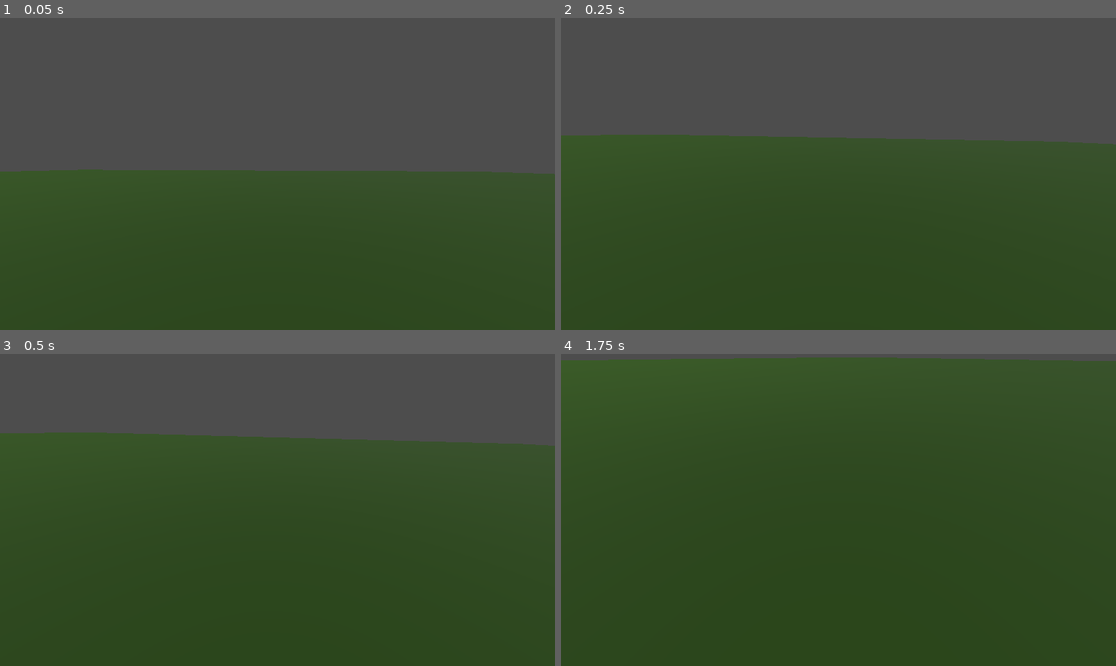
Above: before the commit, frames 1-4 (two rows, left to right).
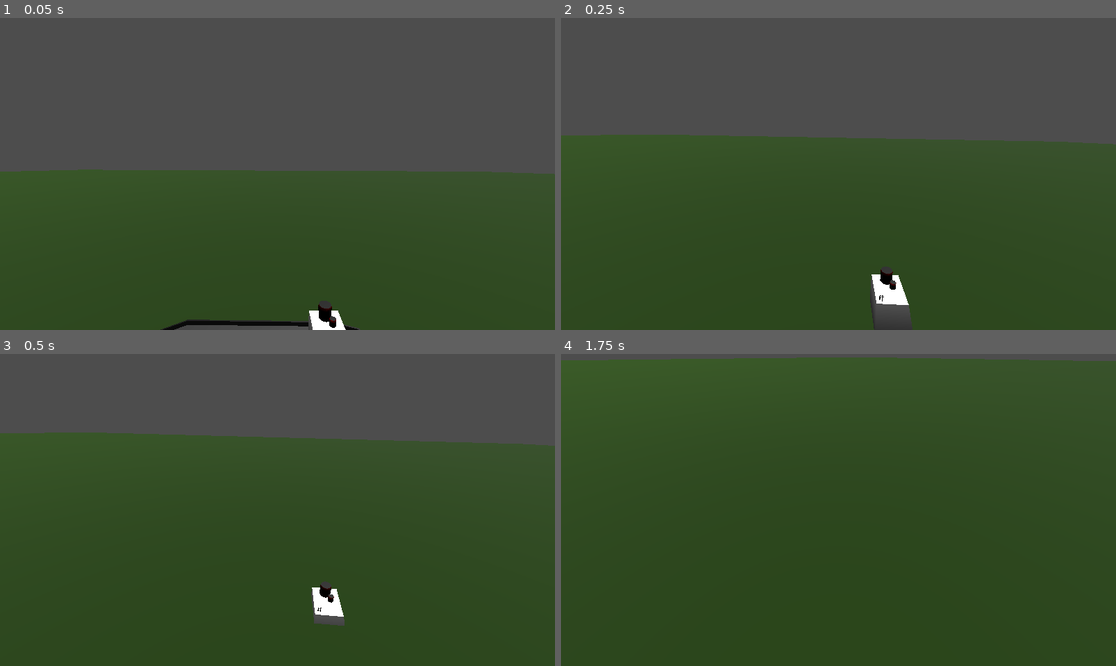
Above: after the commit, the same moments.

Repository: savenger/shipped
Game: Godot game, scene res://level/game.tscn
Same seed, same stepped clock (60 frames per second), same inputs: the game is played once before the commit and once after it.
Inputs:
- Up to frame 1 (0.05 s): no input
- Up to frame 2 (0.25 s): no input
- Up to frame 3 (0.5 s): no input
- Up to frame 4 (1.75 s): tap Enter at 0.5 s; hold D (Turn Right) 0.53-1.28 s; tap C at 0.6, 1.35 s; hold A (Turn Left) from 1.28 s (still down)

The runs differ from the first frame. In frame 1, 1.2% of the frame differs, in the area x 28-65%, y 91-100%; in frame 2, 1.0%; in frame 3, 0.6%; in frame 4, nothing differs.

Commit message:
Added load cargo feature

Diff:
--- /dev/null
+++ b/level/CargoPickupArea.gd
@@ -0,0 +1,49 @@
+extends Area3D
+
+@onready var _parent: CargoPort = get_parent()
+
+var _timer: float = 0
+var _loading_state: int = 0
+enum {
+	AWAITING_SHIP,
+	LOADING_SHIP,
+	LOADED_SHIP
+}
+
+
+func _ready():
+	body_entered.connect(_on_body_entered)
+	body_exited.connect(_on_body_exited)
+
+
+func _process(delta):
+	if _loading_state != LOADING_SHIP:
+		return
+
+	# Loading ship
+	_timer += delta
+	var load_percentage = remap_range(_timer, 0, 10, 0, 100)
+	print("Loading ship: %s" % round(load_percentage))
+
+	if _timer >= _parent.duration:
+		# Finished loading
+		_loading_state = LOADED_SHIP
+		_parent.ship_loaded.emit()
+		print("Ship Loaded!")
+
+
+func _on_body_entered(body: Node3D) -> void:
+	if !body.is_in_group("ship"):
+		return
+	_loading_state = LOADING_SHIP
+
+
+func _on_body_exited(body: Node3D) -> void:
+	if !body.is_in_group("ship"):
+		return
+	if _loading_state != LOADED_SHIP:
+		_loading_state = AWAITING_SHIP
+
+
+func remap_range(value, in_min, in_max, out_min, out_max):
+	return(value - in_min) / (in_max - in_min) * (out_max - out_min) + out_min
--- /dev/null
+++ b/level/CargoPort.gd
@@ -0,0 +1,7 @@
+extends StaticBody3D
+
+class_name CargoPort
+
+signal ship_loaded()
+
+@export var duration: float = 3
--- /dev/null
+++ b/level/cargo_port.tscn
@@ -0,0 +1,30 @@
+[gd_scene load_steps=6 format=3 uid="uid://cllk52ttqkq0p"]
+
+[ext_resource type="Script" path="res://level/CargoPickupArea.gd" id="1_a5vi5"]
+[ext_resource type="Script" path="res://level/CargoPort.gd" id="1_gwy4d"]
+
+[sub_resource type="BoxMesh" id="BoxMesh_nhqhf"]
+size = Vector3(5, 20, 5)
+
+[sub_resource type="BoxShape3D" id="BoxShape3D_jyj78"]
+size = Vector3(5, 20, 5)
+
+[sub_resource type="SphereShape3D" id="SphereShape3D_ngl4c"]
+radius = 7.0
+
+[node name="CargoPort" type="StaticBody3D"]
+transform = Transform3D(1, 0, 0, 0, 1, 0, 0, 0, 1, 21.5461, -8.27964, 0)
+script = ExtResource("1_gwy4d")
+
+[node name="MeshInstance3D" type="MeshInstance3D" parent="."]
+mesh = SubResource("BoxMesh_nhqhf")
+
+[node name="CollisionShape3D" type="CollisionShape3D" parent="."]
+shape = SubResource("BoxShape3D_jyj78")
+
+[node name="CargoPickupArea" type="Area3D" parent="."]
+transform = Transform3D(1, 0, 0, 0, 1, 0, 0, 0, 1, 0, 12, 0)
+script = ExtResource("1_a5vi5")
+
+[node name="CollisionShape3D" type="CollisionShape3D" parent="CargoPickupArea"]
+shape = SubResource("SphereShape3D_ngl4c")
--- a/level/game.tscn
+++ b/level/game.tscn
@@ -8,6 +8,7 @@
 [ext_resource type="PackedScene" uid="uid://dcstorccunohr" path="res://level/destination.tscn" id="5_b312y"]
 [ext_resource type="Script" path="res://level/CameraToggle.gd" id="5_cy2qf"]
 [ext_resource type="Script" path="res://addons/DynamicCameraSystem/CameraViewpoint.gd" id="7_4x65g"]
+[ext_resource type="PackedScene" uid="uid://cllk52ttqkq0p" path="res://level/cargo_port.tscn" id="9_wjkbu"]
 
 [sub_resource type="FastNoiseLite" id="FastNoiseLite_5voth"]
 fractal_type = 2
@@ -93,6 +94,7 @@
 script = ExtResource("3_wo30p")
 
 [node name="CSGCombiner3D" type="CSGCombiner3D" parent="terrain"]
+visible = false
 operation = 2
 
 [node name="Path3D" type="Path3D" parent="terrain/CSGCombiner3D"]
@@ -141,12 +143,12 @@
 [node name="WorldEnvironment" type="WorldEnvironment" parent="rendering"]
 environment = SubResource("Environment_m4ws3")
 
-[node name="ship" parent="." instance=ExtResource("3_p70qk")]
+[node name="ship" parent="." groups=["ship"] instance=ExtResource("3_p70qk")]
 transform = Transform3D(1, 0, 0, 0, 1, 0, 0, 0, 1, 1.434, 3, 2.453)
-visible = false
 
 [node name="Follow" type="Node3D" parent="ship"]
 transform = Transform3D(1, 0, 0, 0, 1, 0, 0, 0, 1, -12, 8, 0)
 
 [node name="destination" parent="." instance=ExtResource("5_b312y")]
-visible = false
+
+[node name="CargoPort" parent="." instance=ExtResource("9_wjkbu")]
Not shown: 1 places in level/game.tscn that only renumber resources
